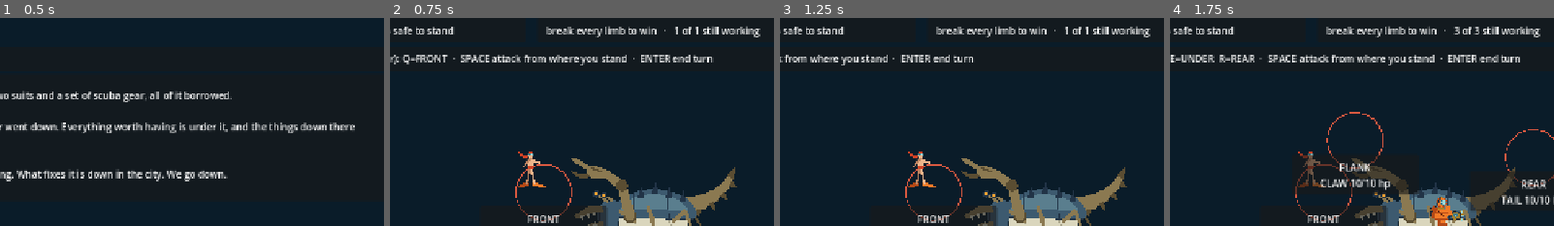
Above: before the commit, frames 1-4 (left to right).
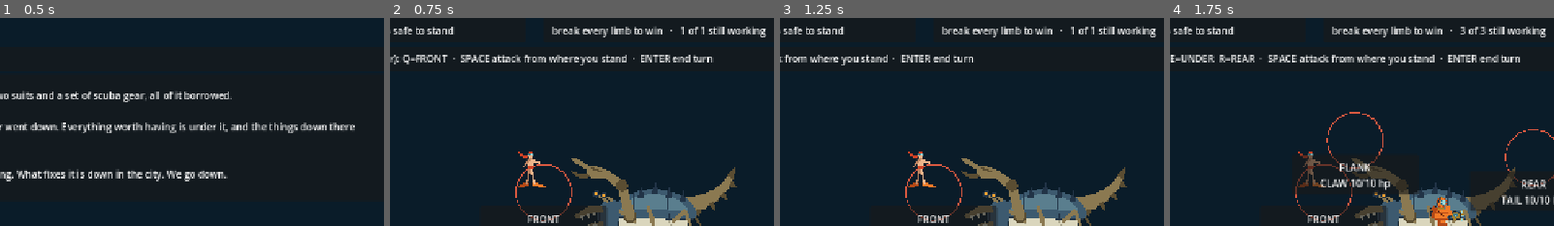
Above: after the commit, the same moments.

Repository: ImmortalDemonGod/salvage
Game: Godot game, scene res://game/main.tscn
Two runs of this game, one before a commit and one after it. Both use one fixed random seed, a clock stepped at 60 frames per second and the inputs below.
Inputs:
- Up to frame 1 (0.5 s): no input
- Up to frame 2 (0.75 s): tap Enter at 0.5 s; hold W from 0.53 s (still down); tap 1 at 0.6 s
- Up to frame 3 (1.25 s): keep holding W; tap Space at 0.77 s
- Up to frame 4 (1.75 s): tap Space at 1.25, 1.52 s; release W at 1.28 s; tap 2 at 1.35 s
The pictures show only the part of the screen within x 34-84%, y 12-62%; the shares and areas given below are measured in that part.

Frame 1 is identical in both runs. In frame 2, 1.3% of the frame differs, in the area x 40-98%, y 3-10%; in frame 3, 1.3%; in frame 4, 1.4%.

Commit message:
The climax escalates: a three-station attack, swept into band, and unruled findings now block the streak

Diff:
--- a/content/encounters.gd
+++ b/content/encounters.gd
@@ -125,13 +125,15 @@
 		"open_stations": [FRONT, FLANK, REAR, BACKLINE],
 		"starts": [FRONT, BACKLINE, FLANK],
 		"limbs": [
-			{"name": "arm", "hp": 16, "station": FRONT},
-			{"name": "boiler", "hp": 12, "station": FLANK},
-			{"name": "winch", "hp": 12, "station": REAR},
+			# swept after the boiler widened to three stations. Measured:
+			# casual 63.3%, greedy 7.0 turns, 8.0 squad HP lost.
+			{"name": "arm", "hp": 10, "station": FRONT},
+			{"name": "boiler", "hp": 8, "station": FLANK},
+			{"name": "winch", "hp": 8, "station": REAR},
 		],
 		"attacks": [
-			{"limb": 0, "stations": [FRONT], "dmg": 4, "name": "sweeps"},
-			{"limb": 1, "stations": [FLANK], "dmg": 3, "name": "vents over"},
+			{"limb": 0, "stations": [FRONT, FLANK], "dmg": 4, "name": "sweeps"},
+			{"limb": 1, "stations": [FLANK, REAR, BACKLINE], "dmg": 3, "name": "vents over"},
 			{"limb": 2, "stations": [REAR], "dmg": 4, "name": "lashes"},
 		],
 	},
--- a/game/main.gd
+++ b/game/main.gd
@@ -96,7 +96,7 @@
 
 	var tel := Panel.new()
 	tel.name = "telegraph_panel"
-	tel.size = Vector2(620, 54)
+	tel.size = Vector2(856, 54)
 	tel.position = Vector2(392, 24)
 	add_child(tel)
 	ui_intent = Label.new()
@@ -135,7 +135,7 @@
 	var goal_panel := Panel.new()
 	goal_panel.name = "goal_panel"
 	goal_panel.size = Vector2(430, 42)
-	goal_panel.position = Vector2(690, 96)
+	goal_panel.position = Vector2(700, 96)
 	add_child(goal_panel)
 	ui_goal = Label.new()
 	ui_goal.name = "label"
--- a/verify/deep.gd
+++ b/verify/deep.gd
@@ -8,6 +8,10 @@
 extends SceneTree
 
 const LEDGER := "res://verify/deep-ledger.json"
+
+# Signatures the human has ruled on. Adding a line here is a DECISION on the
+# record, not a way to silence a detector; it needs a reason beside it.
+const RULED: Array = []
 const Encounters := preload("res://content/encounters.gd")
 const Run := preload("res://sim/run.gd")
 
@@ -223,7 +227,17 @@
 	# and declares the run finished at SCAFFOLD. "Found nothing" only means
 	# something when everything was actually looked at, which is the same
 	# distinction (coverage, not volume) that this project keeps relearning.
-	var complete: bool = unverified.is_empty()
+	# Rule 7 says a finding may be fixed, escalated, or ruled on, but never
+	# just explained. Applied here: a signature that is still live and has
+	# not been written into RULED blocks dryness, so a known defect cannot
+	# quietly ride three passes to a stop.
+	var unruled: Array = []
+	for s2 in sigs:
+		if not (s2 in RULED):
+			unruled.append(s2)
+	for u in unruled:
+		print("UNRULED  " + u)
+	var complete: bool = unverified.is_empty() and unruled.is_empty()
 	led.dry_streak = 0 if (fresh.size() > 0 or not complete) else int(led.dry_streak) + 1
 	led.seen = seen
 	var f := FileAccess.open(LEDGER, FileAccess.WRITE)
@@ -236,5 +250,5 @@
 	print("DEEP pass %d: %d signature(s), %d NEW, %d UNVERIFIED  ->  dry streak %d of 3"
 		% [led.passes, sigs.size(), fresh.size(), unverified.size(), led.dry_streak])
 	if not complete:
-		print("       not dry: a pass with UNVERIFIED checks can never count toward the streak")
+		print("       not dry: %d UNVERIFIED, %d UNRULED. A pass carrying either can never count toward the streak." % [unverified.size(), unruled.size()])
 	quit(0 if int(led.dry_streak) >= 3 else 1)
